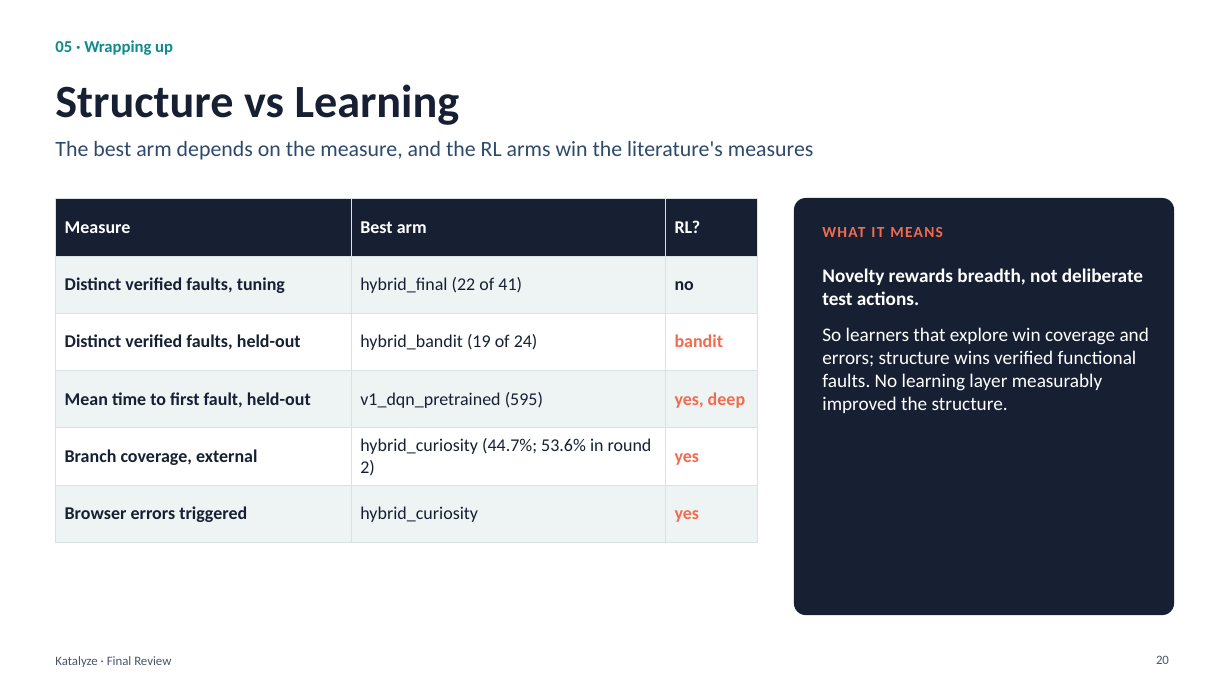
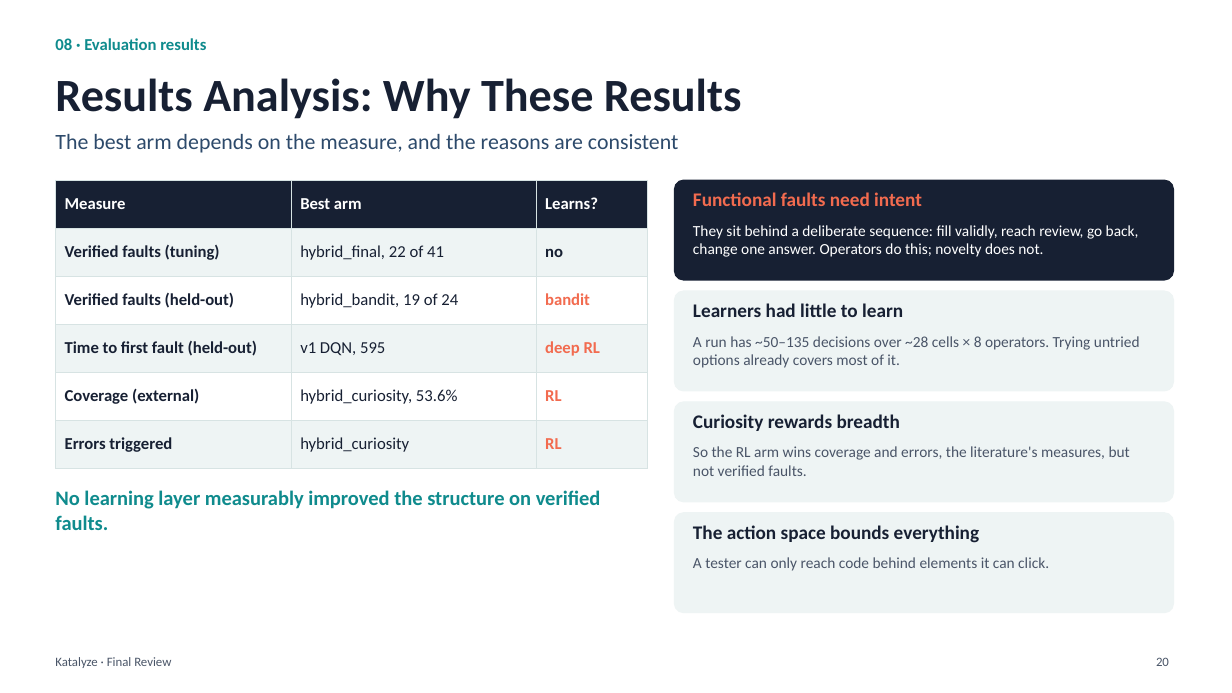
Before and after one commit to Rustlogan2k/Autonomous-web-testing-agent, a slide deck: slide 20 of Katalyze_Final_Review.pptx. Drawn at 1232x693 pixels with LibreOffice and Linux fonts; fonts in the diff are those of the drawing. Boxes give left, top, right and bottom in pixels: in the first picture for what was removed or moved away, otherwise in the second. Text is boxed around its words. In the diff, an @@ line names an element or a change of style, - is before the commit and + after.

```diff
--- a/Katalyze_Final_Review.pptx
+++ b/Katalyze_Final_Review.pptx
@@ text at (55, 38, 206, 50): text changed @@
-05 · Wrapping up
+08 · Evaluation results
@@ title at (55, 78, 741, 119): text changed @@
-Structure vs Learning
+Results Analysis: Why These Results
@@ text at (55, 134, 678, 153): text changed @@
-The best arm depends on the measure, and the RL arms win the literature's measures
+The best arm depends on the measure, and the reasons are consistent
@@ table at (55, 180, 647, 456) @@
-row 1, column 3: RL?
+row 1, column 3: Learns?
-row 2, column 1: Distinct verified faults, tuning
+row 2, column 1: Verified faults (tuning)
-row 2, column 2: hybrid_final (22 of 41)
+row 2, column 2: hybrid_final, 22 of 41
-row 3, column 1: Distinct verified faults, held-out
+row 3, column 1: Verified faults (held-out)
-row 3, column 2: hybrid_bandit (19 of 24)
+row 3, column 2: hybrid_bandit, 19 of 24
-row 4: Mean time to first fault, held-out | v1_dqn_pretrained (595) | yes, deep
+row 4: Time to first fault (held-out) | v1 DQN, 595 | deep RL
-row 5: Branch coverage, external | hybrid_curiosity (44.7%; 53.6% in round 2) | yes
+row 5: Coverage (external) | hybrid_curiosity, 53.6% | RL
-row 6, column 1: Browser errors triggered
+row 6, column 1: Errors triggered
-row 6, column 3: yes
+row 6, column 3: RL
@@ size 14 to 13 pt in "Measure", "Best arm", "no", "bandit" and 1 more places @@
@@ table: place and size @@
-table at (55, 199, 758, 526)
+table at (55, 180, 647, 456)
@@ rounded rectangle added at (675, 180, 1174, 280), fill #172033, outline #172033 1 pt @@
@@ text at (693, 192, 922, 206): text changed; text colour #FFFFFF to #F26B4F; bold on @@
-Novelty rewards breadth, not deliberate test actions.
-So learners that explore win coverage and errors; structure wins verified functional faults. No learning layer measurably improved the structure.
+Functional faults need intent
@@ rounded rectangle removed at (795, 199, 1174, 615) @@
@@ text added at (693, 225, 1139, 257), 12 pt, text #FFFFFF @@
+They sit behind a deliberate sequence: fill validly, reach review, go back, change one answer. Operators do this; novelty does not.
@@ text removed at (822, 227, 943, 237) @@
-WHAT IT MEANS
@@ rounded rectangle added at (675, 291, 1174, 391), fill #EEF4F4, outline #EEF4F4 1 pt @@
@@ text added at (693, 303, 903, 317), 15 pt, text #172033, bold @@
+Learners had little to learn
@@ text added at (693, 336, 1140, 368), 12 pt, text #4A5568 @@
+A run has ~50–135 decisions over ~28 cells × 8 operators. Trying untried options already covers most of it.
@@ rounded rectangle added at (675, 402, 1174, 502), fill #EEF4F4, outline #EEF4F4 1 pt @@
@@ text added at (693, 414, 900, 431), 15 pt, text #172033, bold @@
+Curiosity rewards breadth
@@ text added at (693, 446, 1130, 476), 12 pt, text #4A5568 @@
+So the RL arm wins coverage and errors, the literature's measures, but not verified faults.
@@ text added at (55, 490, 601, 530), 16 pt, text #0F8B8D, bold @@
+No learning layer measurably improved the structure on verified faults.
@@ rounded rectangle added at (675, 513, 1174, 613), fill #EEF4F4, outline #EEF4F4 1 pt @@
@@ text added at (693, 525, 979, 543), 15 pt, text #172033, bold @@
+The action space bounds everything
@@ text added at (693, 557, 1049, 571), 12 pt, text #4A5568 @@
+A tester can only reach code behind elements it can click.
```
Also in this commit, not shown: 11 other slides changed, 13 slides added, 12 slides removed.
